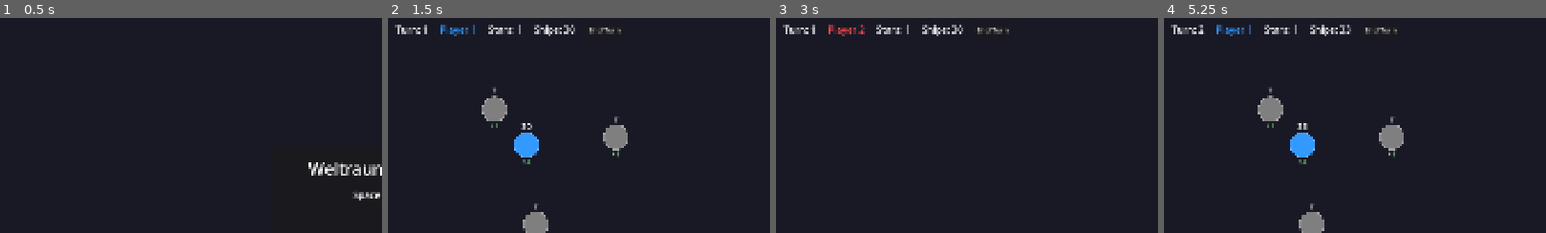
Above: before the commit, frames 1-4 (left to right).
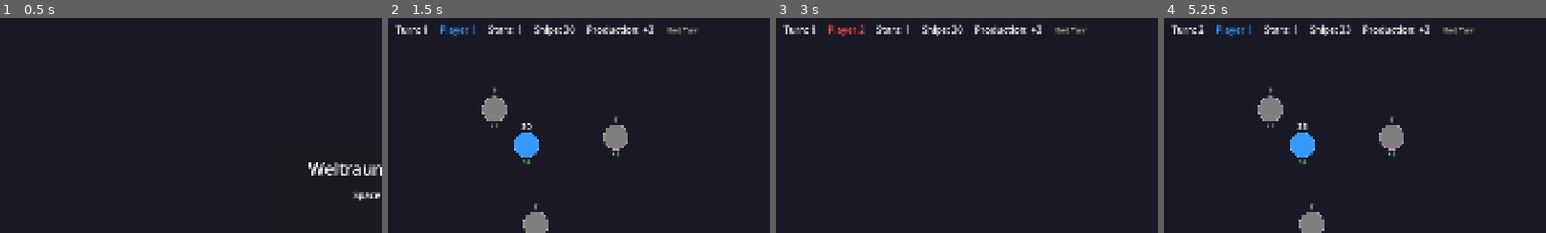
Above: after the commit, the same moments.

Repository: chrbayer/wrs
Game: Godot game, scene res://scenes/main.tscn
Two runs of this game, one before a commit and one after it. Both use one fixed random seed, a clock stepped at 60 frames per second and the inputs below.
Inputs:
- Up to frame 1 (0.5 s): no input
- Up to frame 2 (1.5 s): click "Start Game" at 0.5 s; click "Continue" at 1.25 s
- Up to frame 3 (3 s): click "End Turn" at 2 s; click "Continue" at 2.75 s
- Up to frame 4 (5.25 s): click "End Turn" at 3.5 s; click "End Turn" at 4.25 s; click "Continue" at 5 s
The pictures show only the part of the screen within x 0-50%, y 0-50%; the shares and areas given below are measured in that part.

Frame 1 is identical in both runs. In frame 2, 0.6% of the frame differs, in the area x 52-82%, y 3-8%; in frame 3, 0.6%; in frame 4, 0.6%.

Commit message:
Add production rate display to top bar
- Show total production rate of all owned systems in UI
- Added UI-09: owned star count display
- Added UI-10: total production rate display

Co-Authored-By: Claude Opus 4.5 <noreply@anthropic.com>

Diff:
--- a/scenes/main.tscn
+++ b/scenes/main.tscn
@@ -36,6 +36,11 @@
 theme_override_font_sizes/font_size = 24
 text = "Ships: 0"
 
+[node name="ProductionLabel" type="Label" parent="HUD/TopBar"]
+layout_mode = 2
+theme_override_font_sizes/font_size = 24
+text = "Production: +0"
+
 [node name="EndTurnButton" type="Button" parent="HUD/TopBar"]
 layout_mode = 2
 theme_override_font_sizes/font_size = 18
--- a/scripts/main.gd
+++ b/scripts/main.gd
@@ -29,6 +29,7 @@
 @onready var player_label: Label = $HUD/TopBar/PlayerLabel
 @onready var star_count_label: Label = $HUD/TopBar/StarCountLabel
 @onready var ship_count_label: Label = $HUD/TopBar/ShipCountLabel
+@onready var production_label: Label = $HUD/TopBar/ProductionLabel
 @onready var end_turn_button: Button = $HUD/TopBar/EndTurnButton
 @onready var fleet_info_label: Label = $HUD/BottomBar/FleetInfoLabel
 @onready var system_info_label: Label = $HUD/BottomBar/SystemInfoLabel
@@ -242,11 +243,16 @@
 	player_label.text = players[current_player].player_name
 	player_label.add_theme_color_override("font_color", players[current_player].color)
 
-	# Update star and ship count
-	var total_stars = systems.filter(func(s): return s.owner_id == current_player).size()
+	# Update star, ship, and production count
+	var owned_systems = systems.filter(func(s): return s.owner_id == current_player)
+	var total_stars = owned_systems.size()
 	var total_ships = _get_player_total_ships(current_player)
+	var total_production = 0
+	for system in owned_systems:
+		total_production += system.production_rate
 	star_count_label.text = "Stars: %d" % total_stars
 	ship_count_label.text = "Ships: %d" % total_ships
+	production_label.text = "Production: +%d" % total_production
 
 	# Update fleet info
 	var my_fleets = fleets_in_transit.filter(func(f): return f.owner_id == current_player)
Not shown, changed: REQUIREMENTS.md
